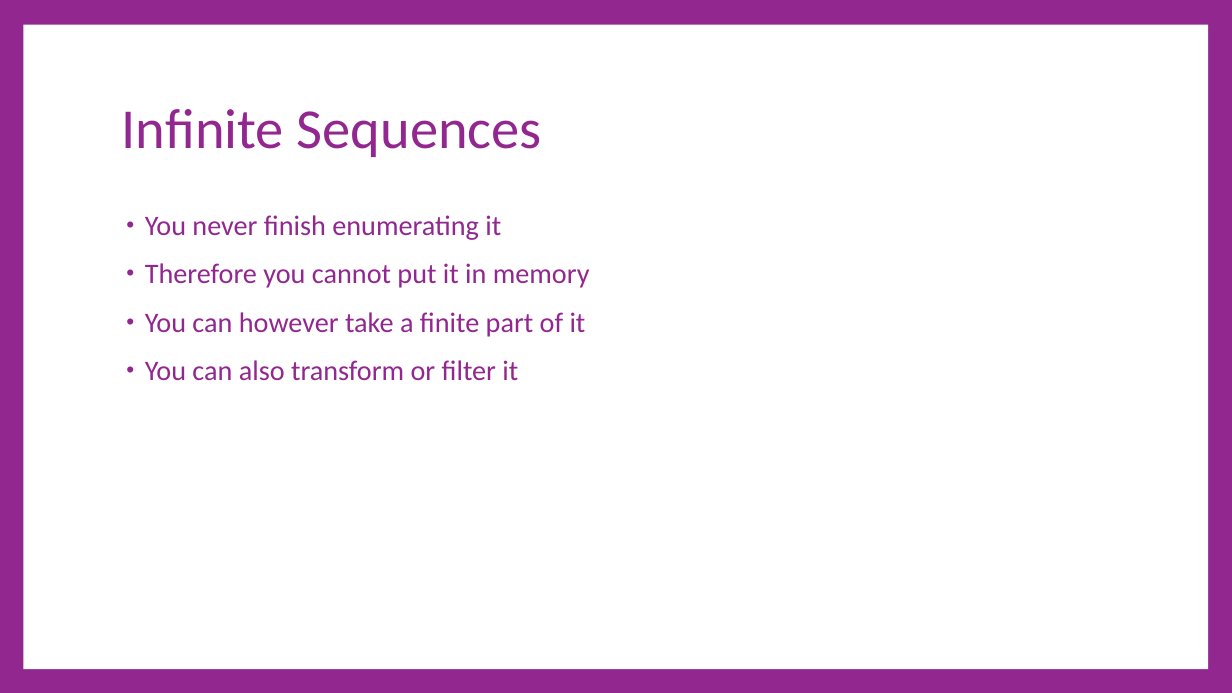
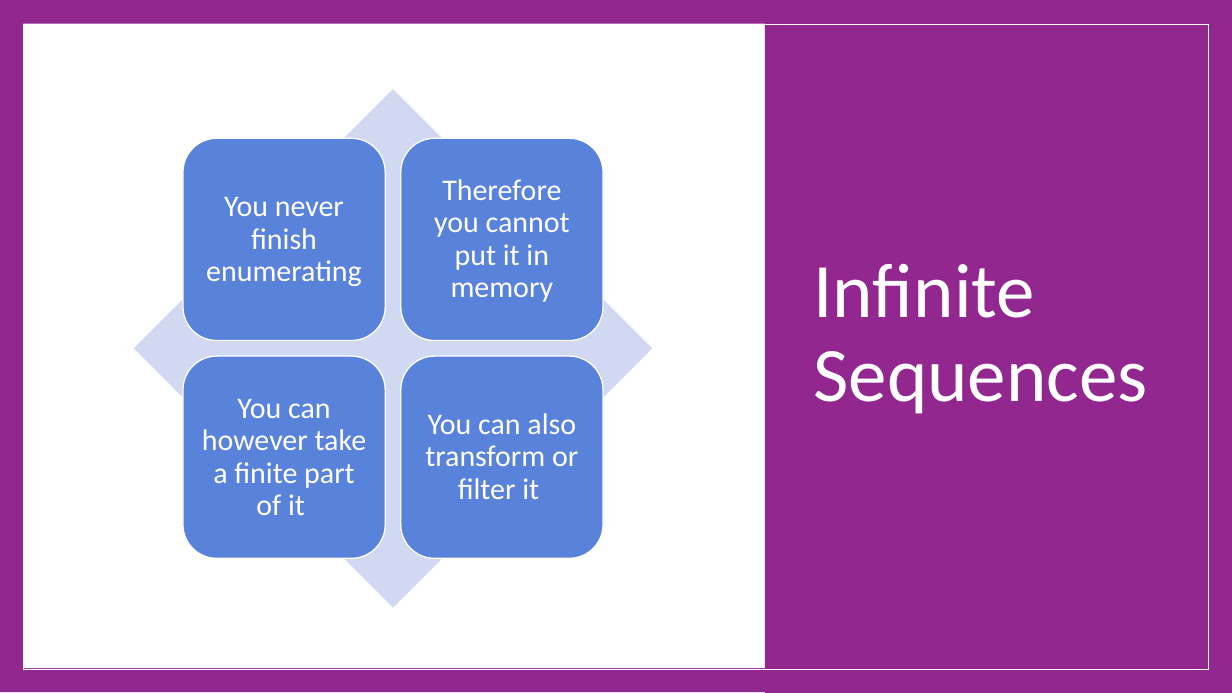
Before and after one commit to cdiggins/cs321, a slide deck: slide 47 of class-notes/cs321-winter-2023-lecture-16-interfaces.pptx (slide 46 before the commit). Drawn at 1232x693 pixels with LibreOffice and Linux fonts; fonts in the diff are those of the drawing. Boxes give left, top, right and bottom in pixels: in the first picture for what was removed or moved away, otherwise in the second. Text is boxed around its words. In the diff, an @@ line names an element or a change of style, - is before the commit and + after.

```diff
--- a/class-notes/cs321-winter-2023-lecture-16-interfaces.pptx
+++ b/class-notes/cs321-winter-2023-lecture-16-interfaces.pptx
@@ background #92278F to #FFFFFF @@
@@ rectangle added at bbox=[0, 0, 1232, 692], fill #92278F @@
@@ rectangle removed at bbox=[23, 25, 1208, 669] @@
@@ rectangle added at bbox=[23, 24, 1208, 668], fill #FFFFFF @@
@@ rectangle added at bbox=[23, 25, 1208, 669], outline #FFFFFF 1 pt @@
@@ rectangle added at bbox=[765, 0, 1232, 693], fill #92278F @@
@@ title "Infinite Sequences": place and size @@
-title "Infinite Sequences" at bbox=[122, 109, 542, 157]
+title "Infinite Sequences" at bbox=[813, 263, 1147, 414]
@@ title "Infinite Sequences" at bbox=[813, 263, 1147, 414]: size 66 to 90 pt, text colour #92278F to #FFFFFF @@
@@ text removed at bbox=[145, 215, 590, 380] @@
-• You never finish enumerating it
-• Therefore you cannot put it in memory
-• You can however take a finite part of it
-• You can also transform or filter it
@@ group added at bbox=[134, 89, 652, 608]: 4 rounded rectangles, 4 texts, 1 diamond @@
+You never finish enumerating
+Therefore you cannot put it in memory
+You can however take a finite part of it
+You can also transform or filter it
```
Also in this commit, not shown: 34 other slides changed, 6 slides added, 5 slides removed, 2 other files.
